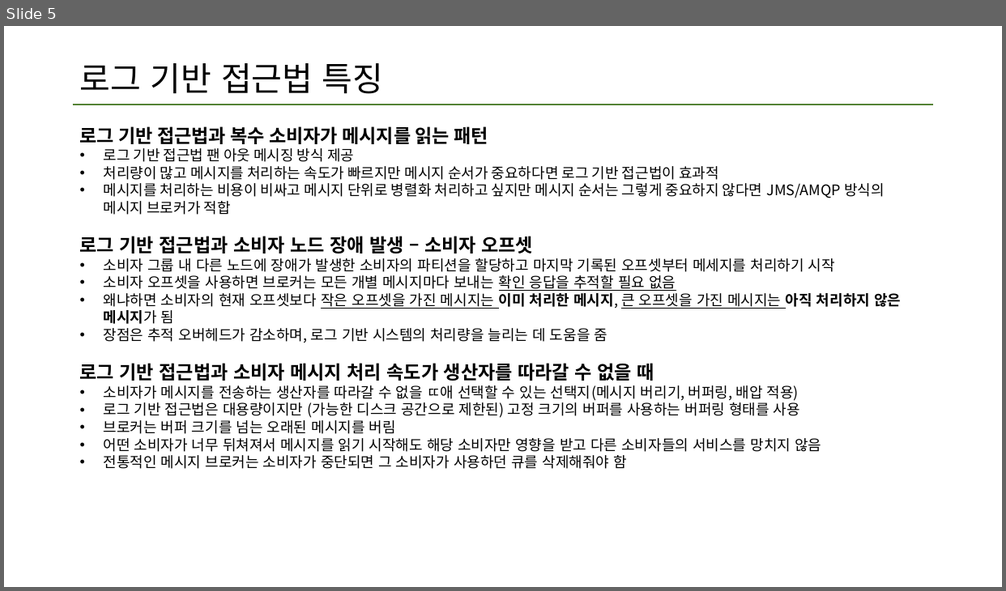
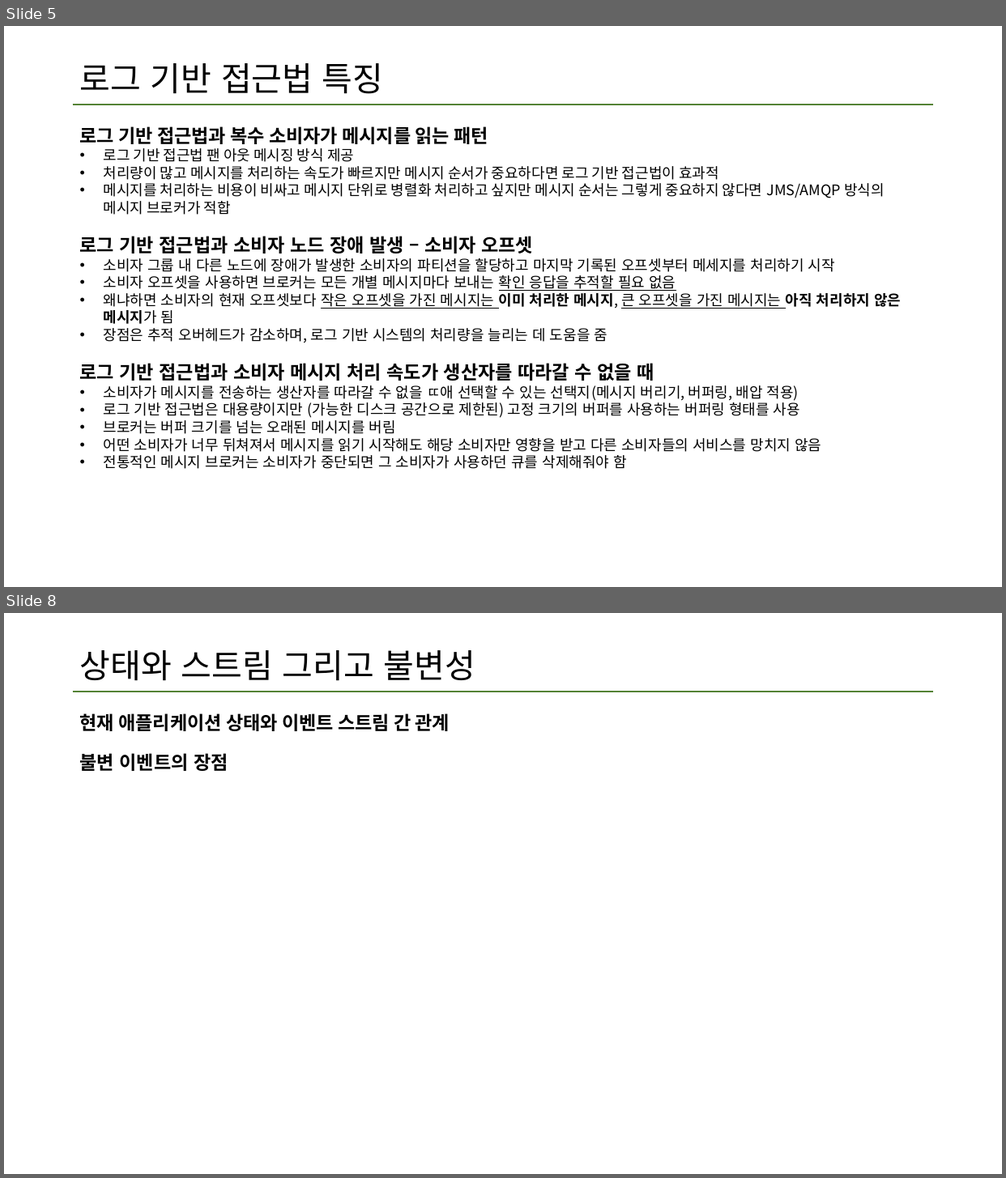
Before and after one commit to data-system-wiki/designing-data-intensive-applications, a slide deck: resources/chapter 11 summary.pptx. Shown one above the other, each under a label of ours: slide 5 before the commit, slides 5 and 8 after it; the slides between them are not shown. The pictures are 1006x591 and 1006x1178 pixels, drawn with LibreOffice and Linux fonts; fonts in the diff are those of the drawing. Boxes give left, top, right and bottom in pixels: in the first picture for what was removed or moved away, otherwise in the second. Text is boxed around its words. In the diff, an @@ line names an element or a change of style, - is before the commit and + after.

Commit message:
11장 2차 업데이트
데이터베이스와 스트림 부분 업데이트

```diff
--- a/resources/chapter 11 summary.pptx
+++ b/resources/chapter 11 summary.pptx
@@ slide 8 added at (x1=4, y1=613, x2=1002, y2=1174), background #FFFFFF; not listed: 1 template element that a slide beside it also shows @@
@@ title added at (x1=80, y1=650, x2=475, y2=681), 32 pt, text #000000 @@
+상태와 스트림 그리고 불변성
@@ text added at (x1=80, y1=713, x2=450, y2=771), 18 pt, text #000000, bold @@
+현재 애플리케이션 상태와 이벤트 스트림 간 관계
+불변 이벤트의 장점
```
Also in this commit, not shown: 2 other slides added.
